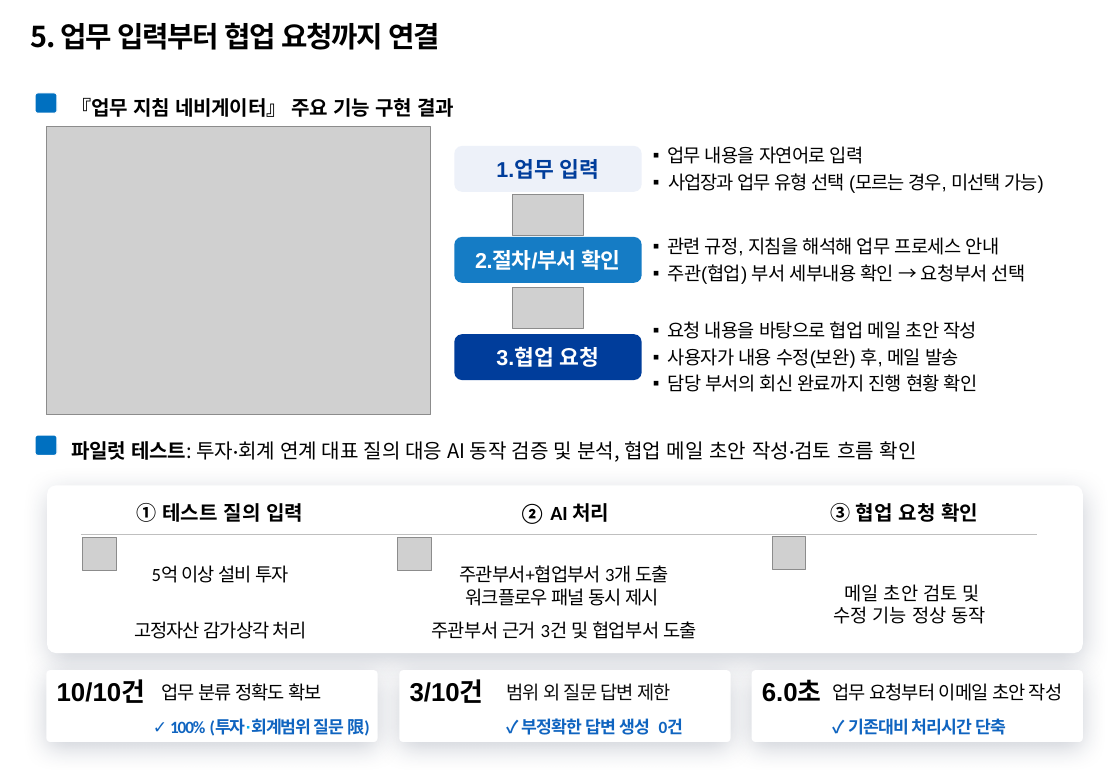
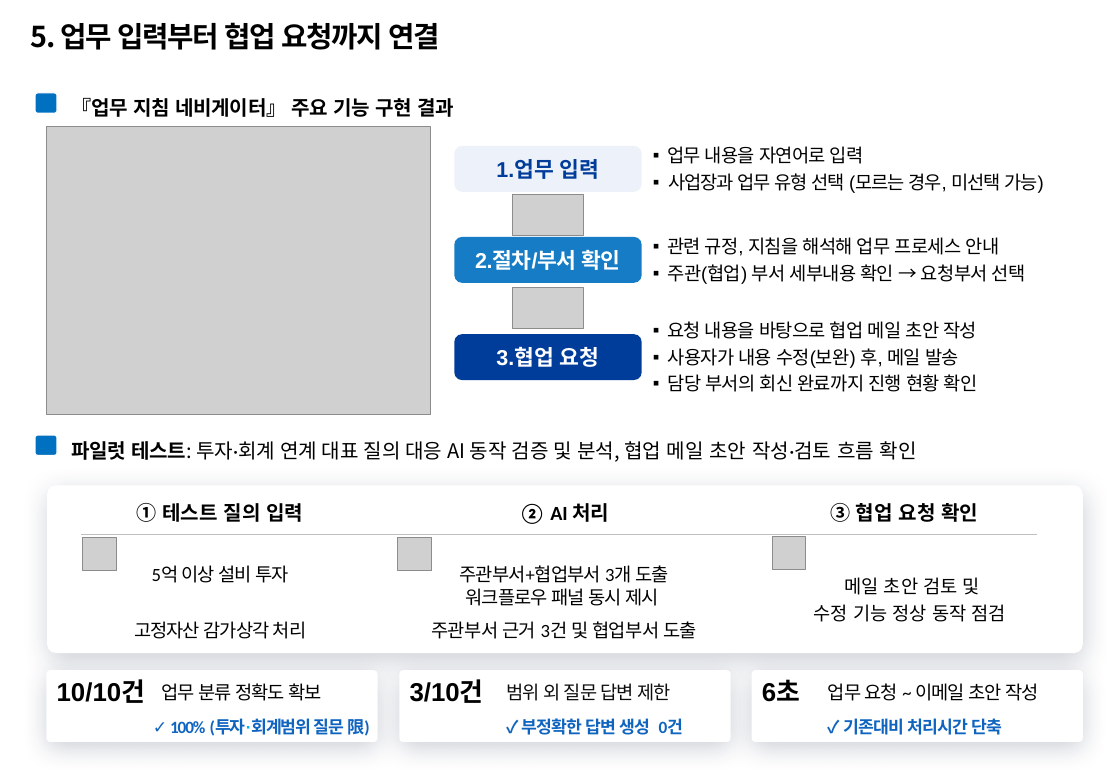
Before and after one commit to temmi81-hue/department-ragas, a slide deck: slide 6 of presentation/submission/26년 포스코퓨처엠 AI활용전문가 과정_사무계_송다혜.pptx. Drawn at 1120x775 pixels with LibreOffice and Linux fonts; fonts in the diff are those of the drawing; grey boxes stand for pictures; background and template pictures are left out. Boxes give left, top, right and bottom in pixels: in the first picture for what was removed or moved away, otherwise in the second. Text is boxed around its words. In the diff, an @@ line names an element or a change of style, - is before the commit and + after.

```diff
--- a/presentation/submission/26년 포스코퓨처엠 AI활용전문가 과정_사무계_송다혜.pptx
+++ b/presentation/submission/26년 포스코퓨처엠 AI활용전문가 과정_사무계_송다혜.pptx
@@ text "메일 초안 검토 및": place and size @@
-text "메일 초안 검토 및" at [833, 584, 986, 624]
+text "메일 초안 검토 및" at [814, 577, 1006, 622]
@@ text at [844, 577, 980, 595]: more space between paragraphs @@
@@ text at [814, 604, 1006, 622]: text changed @@
-수정 기능 정상 동작
+수정 기능 정상 동작 점검
@@ text at [762, 680, 800, 702]: text changed @@
-6.0초
+6초
@@ text at [828, 683, 1038, 701]: text changed @@
-업무 요청부터 이메일 초안 작성
+업무 요청 ~ 이메일 초안 작성
@@ text "✓ 기존대비 처리시간 단축": place and size @@
-text "✓ 기존대비 처리시간 단축" at [848, 718, 1007, 735]
+text "✓ 기존대비 처리시간 단축" at [843, 718, 1002, 735]
```
Also in this commit, not shown: 1 other slide changed.
